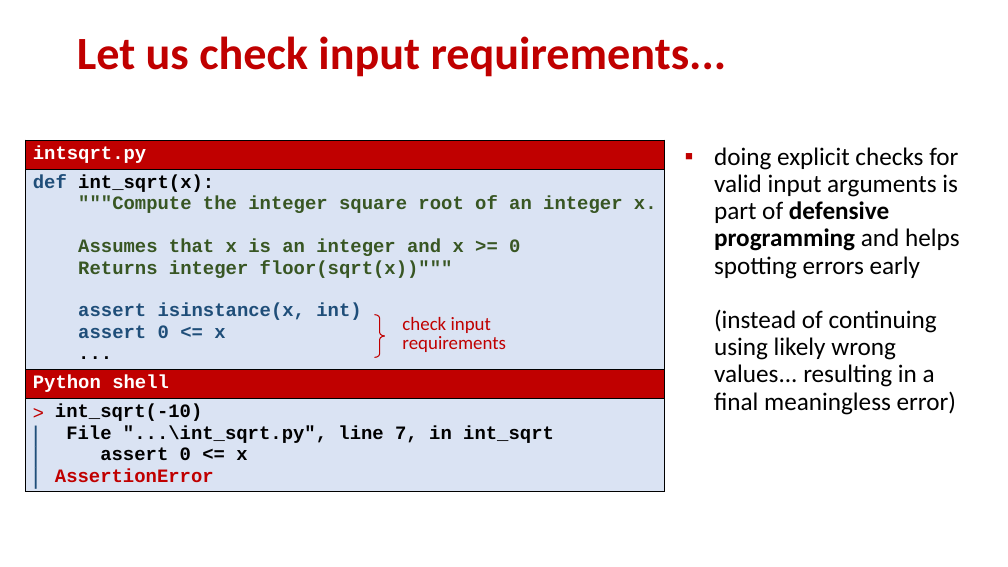
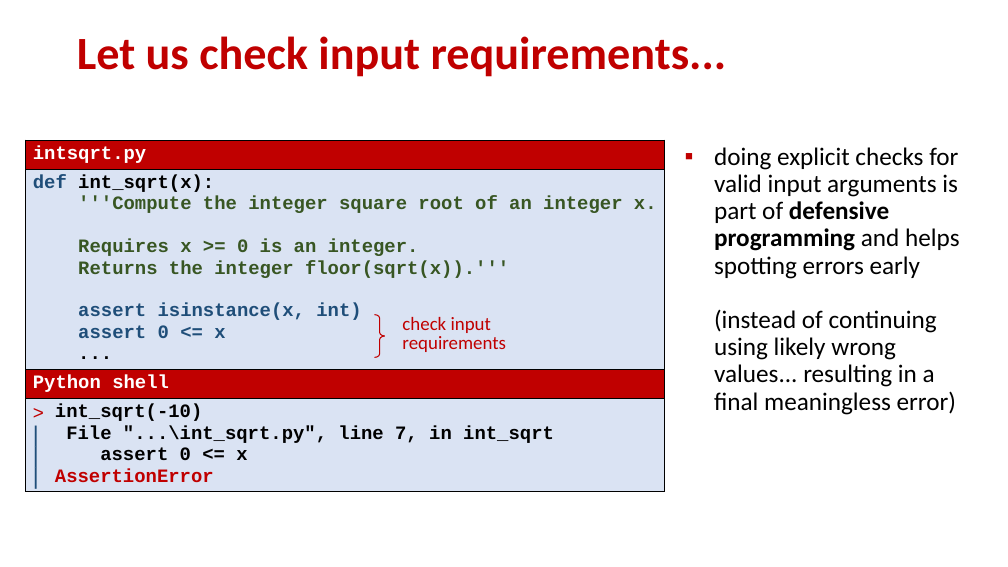
Before and after one commit to gsbrodal/gsbrodal.github.io, a slide deck: slide 13 of ipsa/slides/testing.pptx (slide 12 before the commit). Drawn at 1008x567 pixels with LibreOffice and Linux fonts; fonts in the diff are those of the drawing. Boxes give left, top, right and bottom in pixels: in the first picture for what was removed or moved away, otherwise in the second. Text is boxed around its words. In the diff, an @@ line names an element or a change of style, - is before the commit and + after.

```diff
--- a/ipsa/slides/testing.pptx
+++ b/ipsa/slides/testing.pptx
@@ table at box(26, 140, 665, 510) @@
@@ row 2, column 1: "def int_sqrt(x): / """Compute the integer square root of an integer x. / Assumes that x is an integer and x >= 0 / Returns integer floor(sqrt(x))""" / assert isinstance(x, int) / assert 0 <= x / ..." to "def int_sqrt(x): / '''Compute the integer square root of an integer x. / Requires x >= 0 is an integer. / Returns the integer floor(sqrt(x)).''' / assert isinstance(x, int) / assert 0 <= x / ..." @@
```
Also in this commit, not shown: 19 other slides changed, 3 slides added, 1 slide removed, 4 other files.
